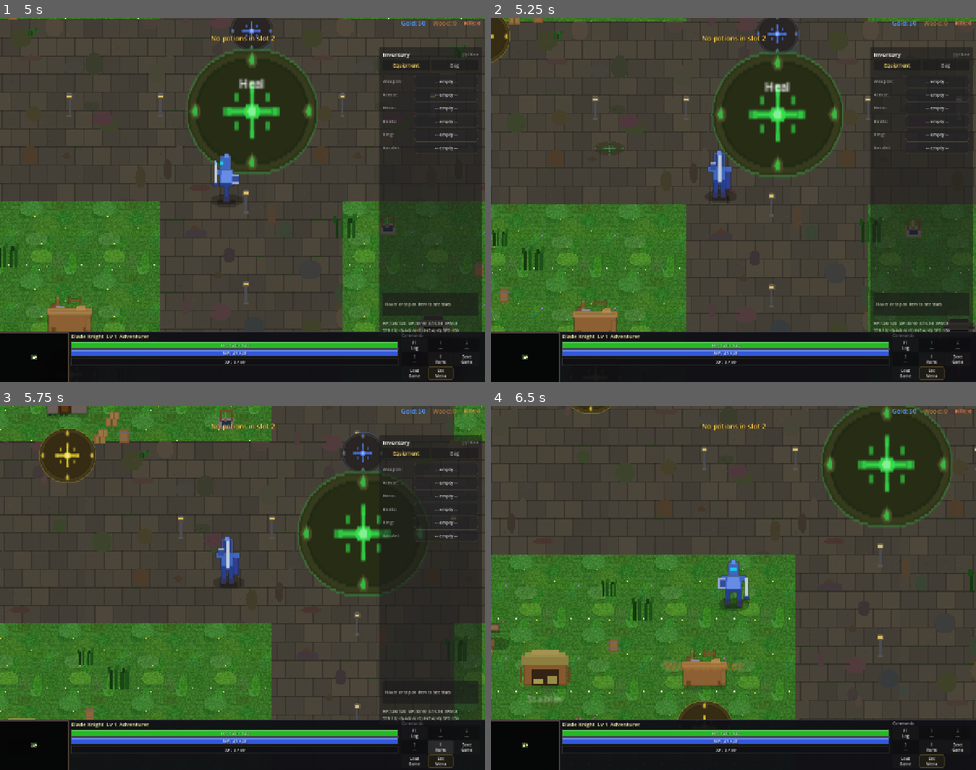
Above: before the commit, frames 1-4 (two rows, left to right).
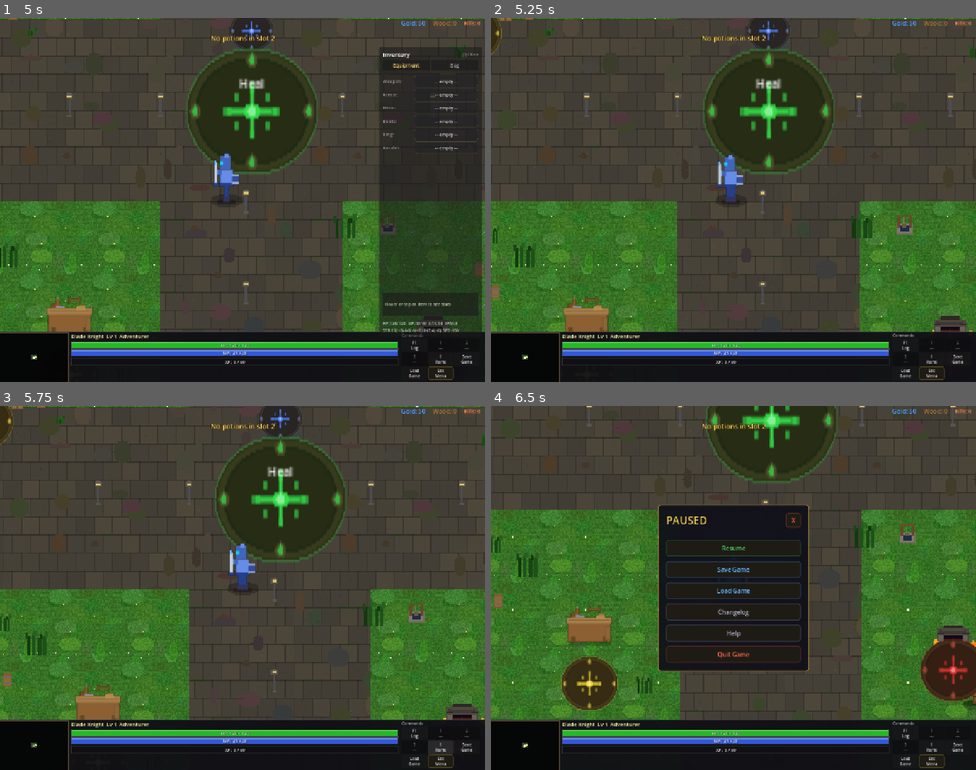
Above: after the commit, the same moments.

Repository: slxny/legends-open-rpg
Game: Godot game, scene res://scenes/main.tscn
Same seed, same stepped clock (60 frames per second), same inputs: the game is played once before the commit and once after it.
Inputs (mouse positions are in pixels of both pictures, inside the frame that each line leads up to):
- Up to frame 1 (5 s): tap Enter at 0.5 s; move the mouse to (349, 181) at 0.52 s; hold D (move_right) 0.53-1.25 s; tap F (interact) at 0.6, 2.85, 4.55 s; click (349, 181) at 0.67 s; drag from (145, 218) to (218, 272) at 1.27 s; click "SELECT" at 2 s; move the mouse to (33, 356) at 2.77 s; hold D (move_right) 2.78-3.5 s; click (33, 356) at 2.92 s; drag from (218, 272) to (451, 94) at 3.52 s; move the mouse to (388, 254) at 4.27 s; hold A (move_left) from 4.28 s (still down); tap 2 at 4.35 s; click (388, 254) at 4.42 s; tap I (toggle_inventory) at 4.9 s
- Up to frame 2 (5.25 s): release A (move_left) at 5 s; drag from (588, 145) to (922, 360) at 5.02 s
- Up to frame 3 (5.75 s): no input
- Up to frame 4 (6.5 s): move the mouse to (757, 588) at 5.77 s; hold S (move_down) from 5.78 s (still down); tap F (interact) at 5.85 s; click (757, 588) at 5.92 s; tap Escape (ui_cancel) at 6.4 s

Frame 1 is identical in both runs. In frame 2, 23% of the frame differs, in the area x 0-100%, y 0-88%; in frame 3, 43%; in frame 4, 51%, in the area x 0-100%, y 0-94%.

Commit message:
Larger cursor, bigger close buttons, tap-outside-to-close (v0.65.9)
Custom gold arrow cursor 15% larger on mobile. All mobile X buttons
enlarged from 120x100 to 160x130 across every dialog. Tapping outside
any open panel now closes it. Early-game tooltip about the cursor.

Co-Authored-By: Claude Opus 4.6 <noreply@anthropic.com>

Diff:
--- a/scenes/ui/armory_dialog.gd
+++ b/scenes/ui/armory_dialog.gd
@@ -82,8 +82,8 @@
 		$Panel/MarginContainer/VBox/TopBar/Title.add_theme_font_size_override("font_size", 56)
 		gold_label.add_theme_font_size_override("font_size", 44)
 		close_button.text = "X"
-		close_button.add_theme_font_size_override("font_size", 50)
-		close_button.custom_minimum_size = Vector2(120, 100)
+		close_button.add_theme_font_size_override("font_size", 60)
+		close_button.custom_minimum_size = Vector2(160, 130)
 
 func close() -> void:
 	_is_visible = false
@@ -222,6 +222,17 @@
 	_player.stats._emit_all()
 
 func _unhandled_input(event: InputEvent) -> void:
-	if _is_visible and (event.is_action_pressed("ui_cancel") or event.is_action_pressed("ability_1")):
+	if not _is_visible:
+		return
+	if event.is_action_pressed("ui_cancel") or event.is_action_pressed("ability_1"):
 		close()
 		get_viewport().set_input_as_handled()
+		return
+	var pos := Vector2(-1, -1)
+	if event is InputEventMouseButton and event.pressed:
+		pos = event.position
+	elif event is InputEventScreenTouch and event.pressed:
+		pos = event.position
+	if pos.x >= 0 and not panel.get_global_rect().has_point(pos):
+		close()
+		get_viewport().set_input_as_handled()
--- a/scenes/ui/changelog_dialog.gd
+++ b/scenes/ui/changelog_dialog.gd
@@ -9,9 +9,20 @@
 var _is_visible: bool = false
 var _is_mobile: bool = false
 
-const GAME_VERSION := "v0.65.8"
+const GAME_VERSION := "v0.65.9"
 
 const CHANGELOG: Array[Dictionary] = [
+	{
+		"version": "v0.65.9",
+		"title": "Bigger close buttons, tap-outside-to-close, custom cursor",
+		"date": "2026-02-24",
+		"entries": [
+			"Custom gold cursor — 15% larger on mobile for better visibility",
+			"All panel X/close buttons enlarged on mobile for easier tapping",
+			"Tap outside any open panel to close it (shop, inventory, tavern, etc.)",
+			"Early-game tooltip explaining the cursor for new players",
+		]
+	},
 	{
 		"version": "v0.65.8",
 		"title": "Custom branded loading screen and cinematic title intro",
@@ -1448,8 +1459,8 @@
 		panel.offset_top = -vp_size.y / 2.0 + margin
 		panel.offset_bottom = vp_size.y / 2.0 - margin
 		close_button.text = "X"
-		close_button.custom_minimum_size = Vector2(120, 100)
-		close_button.add_theme_font_size_override("font_size", 50)
+		close_button.custom_minimum_size = Vector2(160, 130)
+		close_button.add_theme_font_size_override("font_size", 60)
 		version_label.add_theme_font_size_override("font_size", 40)
 		$Panel/MarginContainer/VBox/TopBar/Title.add_theme_font_size_override("font_size", 56)
 	else:
@@ -1516,6 +1527,17 @@
 	btn.add_theme_stylebox_override("focus", hover)
 
 func _unhandled_input(event: InputEvent) -> void:
-	if _is_visible and (event.is_action_pressed("ui_cancel") or event.is_action_pressed("ability_1")):
+	if not _is_visible:
+		return
+	if event.is_action_pressed("ui_cancel") or event.is_action_pressed("ability_1"):
 		close()
 		get_viewport().set_input_as_handled()
+		return
+	var pos := Vector2(-1, -1)
+	if event is InputEventMouseButton and event.pressed:
+		pos = event.position
+	elif event is InputEventScreenTouch and event.pressed:
+		pos = event.position
+	if pos.x >= 0 and not panel.get_global_rect().has_point(pos):
+		close()
+		get_viewport().set_input_as_handled()
--- a/scenes/ui/hero_stats_panel.gd
+++ b/scenes/ui/hero_stats_panel.gd
@@ -100,8 +100,8 @@
 		panel.offset_bottom = vp_size.y / 2.0 - margin
 		$Panel/MarginContainer/VBox/TopBar/Title.add_theme_font_size_override("font_size", 48)
 		close_button.text = "X"
-		close_button.add_theme_font_size_override("font_size", 50)
-		close_button.custom_minimum_size = Vector2(120, 100)
+		close_button.add_theme_font_size_override("font_size", 60)
+		close_button.custom_minimum_size = Vector2(160, 130)
 		stats_label.add_theme_font_size_override("normal_font_size", 34)
 		$Panel/MarginContainer/VBox/Scroll/ScrollContent/BuffsTitle.add_theme_font_size_override("font_size", 40)
 
@@ -309,6 +309,17 @@
 	return BUFF_DESCS.get(buff_id, "")
 
 func _unhandled_input(event: InputEvent) -> void:
-	if _is_visible and (event.is_action_pressed("ui_cancel") or event.is_action_pressed("ability_1")):
+	if not _is_visible:
+		return
+	if event.is_action_pressed("ui_cancel") or event.is_action_pressed("ability_1"):
 		close()
 		get_viewport().set_input_as_handled()
+		return
+	var pos := Vector2(-1, -1)
+	if event is InputEventMouseButton and event.pressed:
+		pos = event.position
+	elif event is InputEventScreenTouch and event.pressed:
+		pos = event.position
+	if pos.x >= 0 and not panel.get_global_rect().has_point(pos):
+		close()
+		get_viewport().set_input_as_handled()
--- a/scenes/ui/hud.gd
+++ b/scenes/ui/hud.gd
@@ -228,8 +228,8 @@
 	title_row.add_child(title)
 	var close_btn = Button.new()
 	close_btn.text = "X"
-	close_btn.custom_minimum_size = Vector2(120, 100)
-	close_btn.add_theme_font_size_override("font_size", 50)
+	close_btn.custom_minimum_size = Vector2(160, 130)
+	close_btn.add_theme_font_size_override("font_size", 60)
 	_style_btn(close_btn, Color(1.0, 0.4, 0.3))
 	close_btn.pressed.connect(_toggle_cmd_overlay)
 	title_row.add_child(close_btn)
@@ -396,8 +396,8 @@
 	title_row.add_child(title)
 	var close_btn = Button.new()
 	close_btn.text = "X"
-	close_btn.custom_minimum_size = Vector2(120, 100)
-	close_btn.add_theme_font_size_override("font_size", 50)
+	close_btn.custom_minimum_size = Vector2(160, 130)
+	close_btn.add_theme_font_size_override("font_size", 60)
 	_style_btn(close_btn, Color(1.0, 0.4, 0.3))
 	close_btn.pressed.connect(_toggle_map_overlay)
 	title_row.add_child(close_btn)
@@ -746,6 +746,13 @@
 			},
 		])
 
+	# --- 2b. Cursor hint (mobile, early game, rare) ---
+	if _is_mobile:
+		_hint_queue.append({
+			"delay": 35.0,
+			"text": "[color=#f0d866]TIP:[/color]  The [color=#f0cc4a][b]gold cursor[/b][/color] shows where you're pointing — tap enemies, beacons, or trees to interact with them",
+		})
+
 	# --- 3. Controls (platform-specific) ---
 	if _is_mobile:
 		_hint_queue.append({
--- a/scenes/ui/inventory_screen.gd
+++ b/scenes/ui/inventory_screen.gd
@@ -71,6 +71,15 @@
 	elif _is_visible and (event.is_action_pressed("ui_cancel") or event.is_action_pressed("ability_1")):
 		toggle()
 		get_viewport().set_input_as_handled()
+	elif _is_visible:
+		var pos := Vector2(-1, -1)
+		if event is InputEventMouseButton and event.pressed:
+			pos = event.position
+		elif event is InputEventScreenTouch and event.pressed:
+			pos = event.position
+		if pos.x >= 0 and not panel.get_global_rect().has_point(pos):
+			toggle()
+			get_viewport().set_input_as_handled()
 
 func toggle() -> void:
 	_is_visible = !_is_visible
@@ -108,8 +117,8 @@
 			var close_btn = Button.new()
 			close_btn.name = "MobileCloseBtn"
 			close_btn.text = "X"
-			close_btn.custom_minimum_size = Vector2(120, 100)
-			close_btn.add_theme_font_size_override("font_size", 50)
+			close_btn.custom_minimum_size = Vector2(160, 130)
+			close_btn.add_theme_font_size_override("font_size", 60)
 			close_btn.pressed.connect(toggle)
 			$Panel/MarginContainer/VBox/TopBar.add_child(close_btn)
 	else:
--- a/scenes/ui/pause_menu.gd
+++ b/scenes/ui/pause_menu.gd
@@ -85,8 +85,8 @@
 
 	var close_btn = Button.new()
 	close_btn.text = "X"
-	close_btn.custom_minimum_size = Vector2(120, 100) if _is_mobile else Vector2(40, 32)
-	close_btn.add_theme_font_size_override("font_size", 50 if _is_mobile else 16)
+	close_btn.custom_minimum_size = Vector2(160, 130) if _is_mobile else Vector2(40, 32)
+	close_btn.add_theme_font_size_override("font_size", 60 if _is_mobile else 16)
 	close_btn.add_theme_color_override("font_color", Color(1.0, 0.4, 0.3))
 	_style_btn(close_btn, Color(1.0, 0.4, 0.3))
 	close_btn.pressed.connect(func(): close())
@@ -215,9 +215,9 @@
 	top.add_child(spacer)
 	var close_btn = Button.new()
 	close_btn.text = "X" if _is_mobile else "Close"
-	close_btn.custom_minimum_size = Vector2(120, 100) if _is_mobile else Vector2(80, 32)
+	close_btn.custom_minimum_size = Vector2(160, 130) if _is_mobile else Vector2(80, 32)
 	if _is_mobile:
-		close_btn.add_theme_font_size_override("font_size", 50)
+		close_btn.add_theme_font_size_override("font_size", 60)
 	_style_btn(close_btn, Color(1.0, 0.4, 0.3))
 	close_btn.pressed.connect(func(): help_layer.queue_free())
 	top.add_child(close_btn)
@@ -271,6 +271,17 @@
 	# Instead, connect close_btn and let user tap/click Close
 
 func _unhandled_input(event: InputEvent) -> void:
-	if _is_visible and event.is_action_pressed("ui_cancel"):
+	if not _is_visible:
+		return
+	if event.is_action_pressed("ui_cancel"):
 		close()
 		get_viewport().set_input_as_handled()
+		return
+	var pos := Vector2(-1, -1)
+	if event is InputEventMouseButton and event.pressed:
+		pos = event.position
+	elif event is InputEventScreenTouch and event.pressed:
+		pos = event.position
+	if pos.x >= 0 and not panel.get_global_rect().has_point(pos):
+		close()
+		get_viewport().set_input_as_handled()
--- a/scenes/ui/shop_dialog.gd
+++ b/scenes/ui/shop_dialog.gd
@@ -128,8 +128,8 @@
 	_close_btn = Button.new()
 	if _is_mobile:
 		_close_btn.text = "X"
-		_close_btn.custom_minimum_size = Vector2(120, 100)
-		_close_btn.add_theme_font_size_override("font_size", 50)
+		_close_btn.custom_minimum_size = Vector2(160, 130)
+		_close_btn.add_theme_font_size_override("font_size", 60)
 	else:
 		_close_btn.text = "Close [Q]"
 		_close_btn.custom_minimum_size = Vector2(90, 30)
@@ -581,3 +581,13 @@
 		else:
 			close()
 		get_viewport().set_input_as_handled()
+		return
+	# Tap outside panel to close
+	var pos := Vector2(-1, -1)
+	if event is InputEventMouseButton and event.pressed:
+		pos = event.position
+	elif event is InputEventScreenTouch and event.pressed:
+		pos = event.position
+	if pos.x >= 0 and not panel.get_global_rect().has_point(pos):
+		close()
+		get_viewport().set_input_as_handled()
--- a/scenes/ui/tavern_dialog.gd
+++ b/scenes/ui/tavern_dialog.gd
@@ -61,8 +61,8 @@
 		$Panel/MarginContainer/VBox/TopBar/Title.add_theme_font_size_override("font_size", 56)
 		gold_label.add_theme_font_size_override("font_size", 44)
 		close_button.text = "X"
-		close_button.add_theme_font_size_override("font_size", 50)
-		close_button.custom_minimum_size = Vector2(120, 100)
+		close_button.add_theme_font_size_override("font_size", 60)
+		close_button.custom_minimum_size = Vector2(160, 130)
 
 func close() -> void:
 	_is_visible = false
@@ -224,6 +224,18 @@
 	btn.add_theme_stylebox_override("focus", hover)
 
 func _unhandled_input(event: InputEvent) -> void:
-	if _is_visible and (event.is_action_pressed("ui_cancel") or event.is_action_pressed("ability_1")):
+	if not _is_visible:
+		return
+	if event.is_action_pressed("ui_cancel") or event.is_action_pressed("ability_1"):
 		close()
 		get_viewport().set_input_as_handled()
+		return
+	# Tap outside panel to close
+	var pos := Vector2(-1, -1)
+	if event is InputEventMouseButton and event.pressed:
+		pos = event.position
+	elif event is InputEventScreenTouch and event.pressed:
+		pos = event.position
+	if pos.x >= 0 and not panel.get_global_rect().has_point(pos):
+		close()
+		get_viewport().set_input_as_handled()
--- a/scenes/ui/woodworking_dialog.gd
+++ b/scenes/ui/woodworking_dialog.gd
@@ -116,8 +116,8 @@
 		$Panel/MarginContainer/VBox/TopBar/Title.add_theme_font_size_override("font_size", 56)
 		wood_label.add_theme_font_size_override("font_size", 44)
 		close_button.text = "X"
-		close_button.add_theme_font_size_override("font_size", 50)
-		close_button.custom_minimum_size = Vector2(120, 100)
+		close_button.add_theme_font_size_override("font_size", 60)
+		close_button.custom_minimum_size = Vector2(160, 130)
 
 func close() -> void:
 	_is_visible = false
@@ -294,6 +294,17 @@
 	s._emit_all()
 
 func _unhandled_input(event: InputEvent) -> void:
-	if _is_visible and (event.is_action_pressed("ui_cancel") or event.is_action_pressed("ability_1")):
+	if not _is_visible:
+		return
+	if event.is_action_pressed("ui_cancel") or event.is_action_pressed("ability_1"):
 		close()
 		get_viewport().set_input_as_handled()
+		return
+	var pos := Vector2(-1, -1)
+	if event is InputEventMouseButton and event.pressed:
+		pos = event.position
+	elif event is InputEventScreenTouch and event.pressed:
+		pos = event.position
+	if pos.x >= 0 and not panel.get_global_rect().has_point(pos):
+		close()
+		get_viewport().set_input_as_handled()
--- a/scripts/autoloads/game_manager.gd
+++ b/scripts/autoloads/game_manager.gd
@@ -48,6 +48,57 @@
 
 func get_upgrade_cost(current_level: int) -> int:
 	return int(10 * pow(current_level + 1, 1.5))
+
+func _ready() -> void:
+	_setup_custom_cursor()
+
+func _setup_custom_cursor() -> void:
+	var is_mobile = DisplayServer.is_touchscreen_available()
+	var sz = 28 if is_mobile else 24  # 15% larger on mobile
+	var img = Image.create(sz, sz, false, Image.FORMAT_RGBA8)
+	var gold = Color(0.94, 0.8, 0.28)
+	var outline = Color(0.12, 0.1, 0.06)
+	# Draw a simple arrow pointer: outline then fill
+	# Arrow shape points: tip at (1,1), body goes down-right
+	var arrow_outline: Array[Vector2i] = []
+	var arrow_fill: Array[Vector2i] = []
+	# Build arrow pixel rows (scaled to sz)
+	var s = sz / 24.0  # scale factor
+	# Outline pixels (border of the arrow)
+	for row_data in [
+		[0, [0]], [1, [0,1]], [2, [0,2]], [3, [0,3]], [4, [0,4]],
+		[5, [0,5]], [6, [0,6]], [7, [0,7]], [8, [0,8]], [9, [0,9]],
+		[10, [0,10]], [11, [0,11]], [12, [0,6,7,12]], [13, [0,7,8,13]],
+		[14, [0,8,9,14]], [15, [0,9,10,15]], [16, [10,11,16]],
+		[17, [11,12,17]], [18, [12,13,18]], [19, [13,14]], [20, [14]],
+	]:
+		var y = int(row_data[0] * s)
+		for px in row_data[1]:
+			var x = int(px * s)
+			if x < sz and y < sz:
+				arrow_outline.append(Vector2i(x, y))
+	# Fill pixels (interior of the arrow)
+	for row_data in [
+		[1, [1]], [2, [1]], [3, [1,2]], [4, [1,2,3]], [5, [1,2,3,4]],
+		[6, [1,2,3,4,5]], [7, [1,2,3,4,5,6]], [8, [1,2,3,4,5,6,7]],
+		[9, [1,2,3,4,5,6,7,8]], [10, [1,2,3,4,5,6,7,8,9]],
+		[11, [1,2,3,4,5,6,7,8,9,10]], [12, [1,2,3,4,5]],
+		[13, [1,2,3,4,5,6]], [14, [1,2,3,4,5,6,7]],
+		[15, [1,2,3,4,5,6,7,8]], [16, [11,12,13,14,15]],
+		[17, [12,13,14,15,16]], [18, [13,14,15,16,17]],
+		[19, [14,15,16,17,18]], [20, [15,16,17,18,19]],
+	]:
+		var y = int(row_data[0] * s)
+		for px in row_data[1]:
+			var x = int(px * s)
+			if x < sz and y < sz:
+				arrow_fill.append(Vector2i(x, y))
+	for p in arrow_outline:
+		img.set_pixelv(p, outline)
+	for p in arrow_fill:
+		img.set_pixelv(p, gold)
+	var tex = ImageTexture.create_from_image(img)
+	Input.set_custom_mouse_cursor(tex, Input.CURSOR_ARROW, Vector2(0, 0))
 
 func select_hero(hero_class: String) -> void:
 	current_hero_class = hero_class
